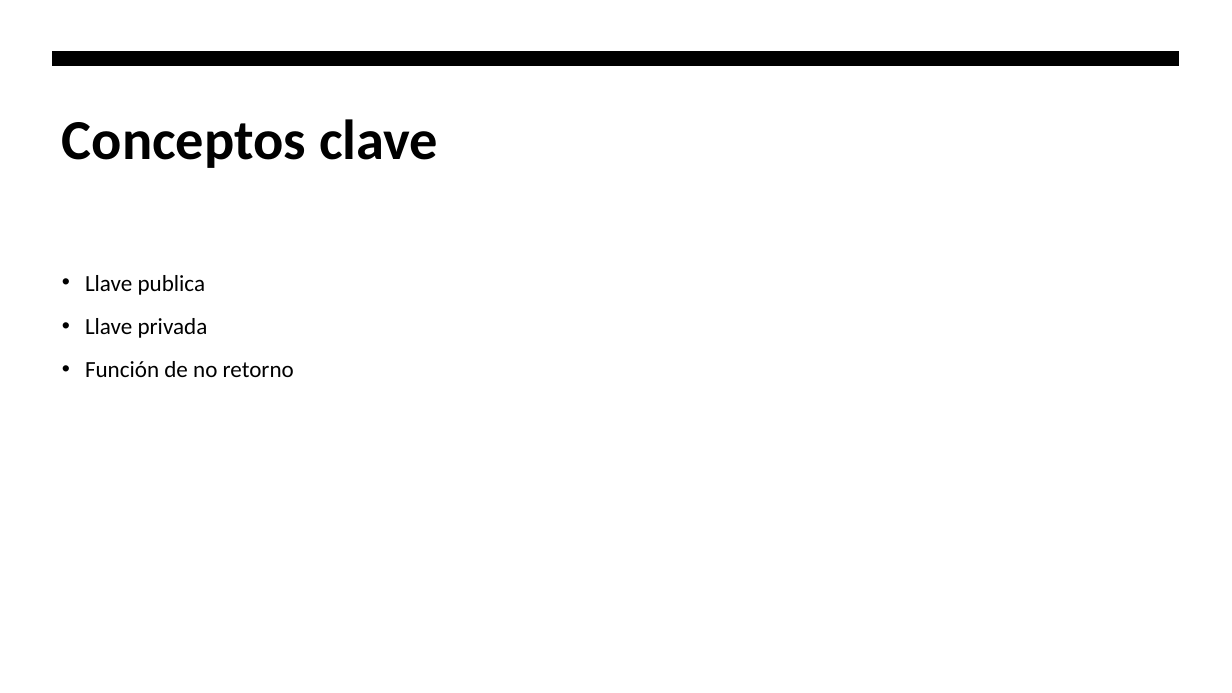
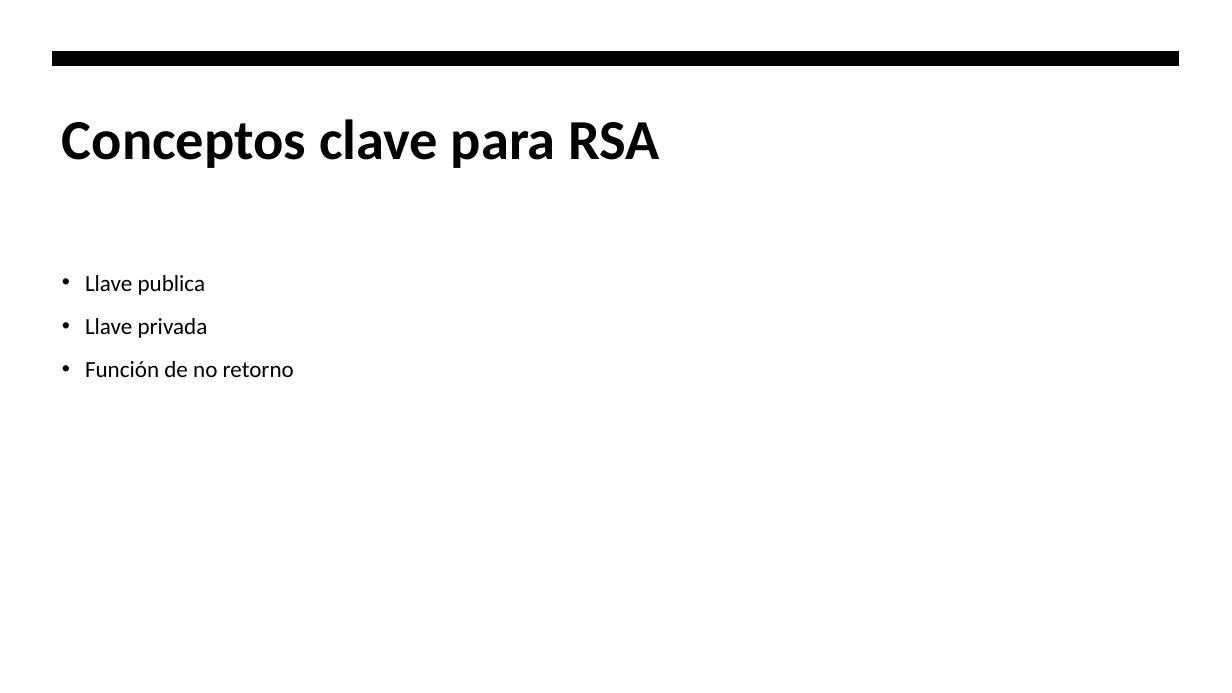
Before and after one commit to hombrefrustrado/criptografia-presentaci-n, a slide deck: slide 23 of criptografía teorica.pptx (slide 24 before the commit). Drawn at 1232x693 pixels with LibreOffice and Linux fonts; fonts in the diff are those of the drawing. Boxes give left, top, right and bottom in pixels: in the first picture for what was removed or moved away, otherwise in the second. Text is boxed around its words. In the diff, an @@ line names an element or a change of style, - is before the commit and + after.

```diff
--- a/criptografía teorica.pptx
+++ b/criptografía teorica.pptx
@@ title at (62,119,659,168): text changed @@
-Conceptos clave
+Conceptos clave para RSA
```
Also in this commit, not shown: 1 other slide changed, 1 slide added.
